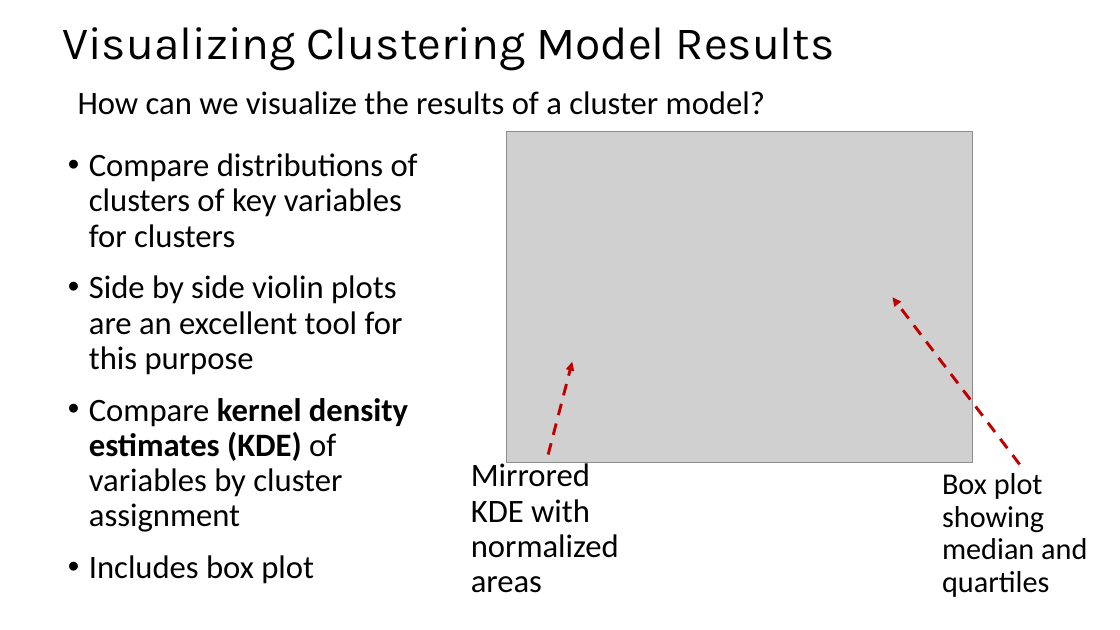
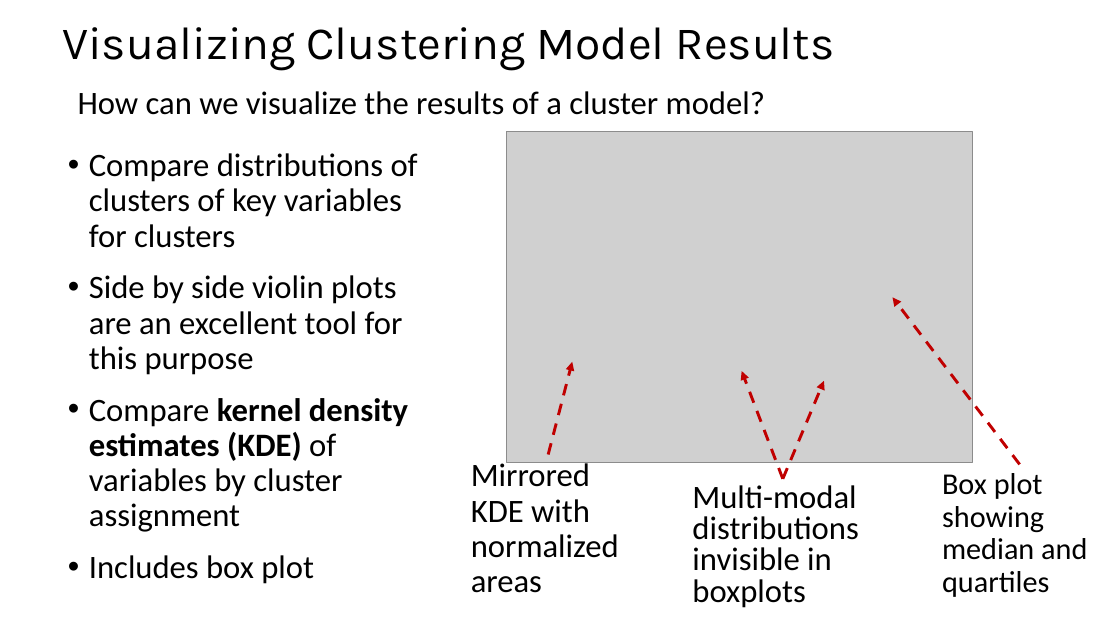
Before and after one commit to harelgabainew/school1, a slide deck: slide 42 of slides/9_IntroductionToClustering_Part1.pptx. Drawn at 1120x630 pixels with LibreOffice and Linux fonts; fonts in the diff are those of the drawing; grey boxes stand for pictures. Boxes give left, top, right and bottom in pixels: in the first picture for what was removed or moved away, otherwise in the second. Text is boxed around its words. In the diff, an @@ line names an element or a change of style, - is before the commit and + after.

Commit message:
Updated and edited clustering slides

```diff
--- a/slides/9_IntroductionToClustering_Part1.pptx
+++ b/slides/9_IntroductionToClustering_Part1.pptx
@@ arrow added from (783, 479) to (742, 371), #C00000 2.5 pt dashed @@
@@ arrow added from (783, 479) to (824, 381), #C00000 2.5 pt dashed @@
@@ text added at (x1=692, y1=485, x2=858, y2=608), 28 pt, text #000000 @@
+Multi-modal distributions invisible in boxplots
```
Also in this commit, not shown: 3 other slides changed, 1 other file.
